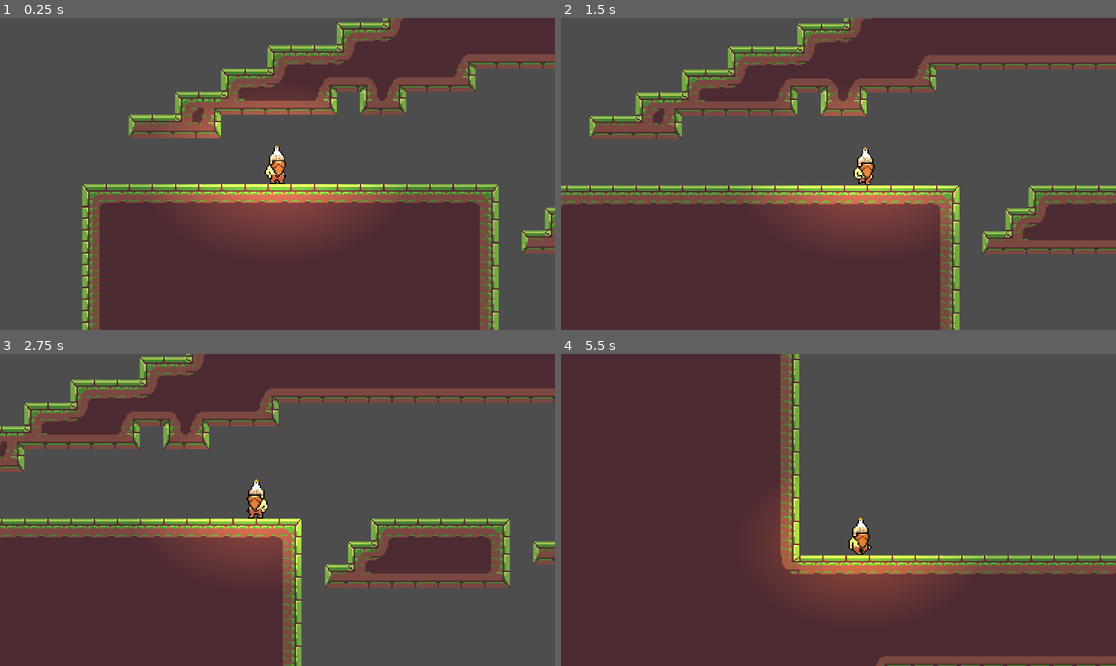
Above: before the commit, frames 1-4 (two rows, left to right).
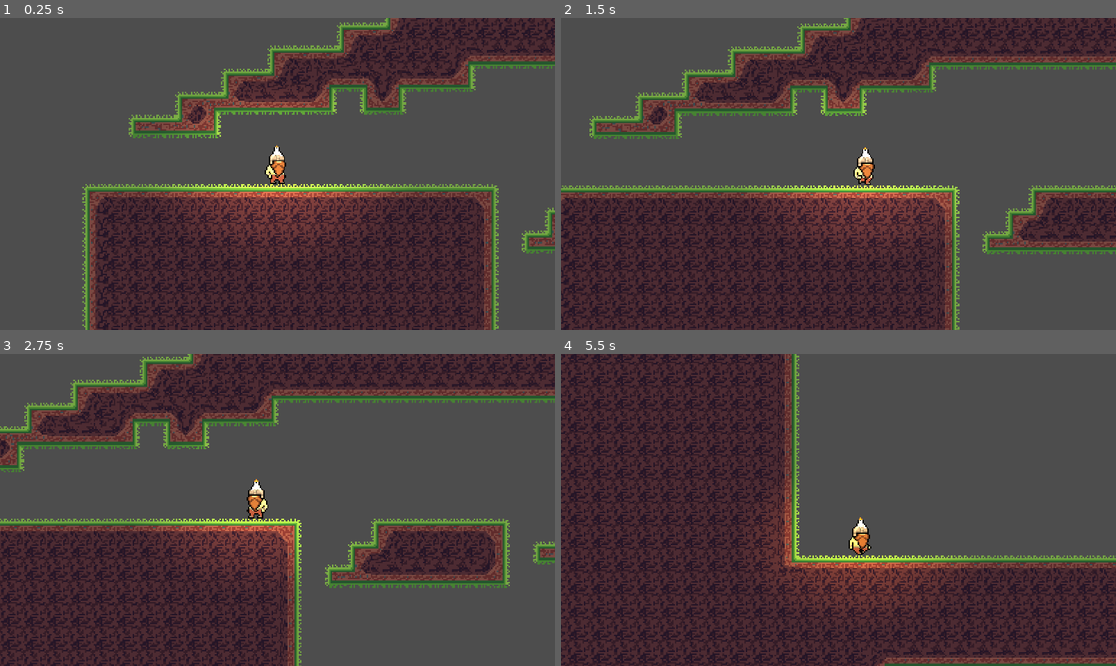
Above: after the commit, the same moments.

Repository: RonanKunkel/nmed_3310_final
Game: Godot game, scene res://LVL1.tscn
Same seed, same stepped clock (60 frames per second), same inputs: the game is played once before the commit and once after it. This scene is started directly instead of the project's main scene.
Inputs:
- Up to frame 1 (0.25 s): no input
- Up to frame 2 (1.5 s): hold Down (look_down) 0.53-1.28 s; hold Right (move_right) from 0.53 s (still down); tap Space (jump) at 0.77 s; tap Up (look_up) at 1.35 s
- Up to frame 3 (2.75 s): tap Space (jump) at 1.52 s; release Right (move_right) at 2.03 s; hold Left (move_left) from 2.03 s (still down); hold Down (look_down) from 2.03 s (still down)
- Up to frame 4 (5.5 s): release Left (move_left) at 2.78 s; release Down (look_down) at 2.78 s; hold Right (move_right) 2.78-4.28 s; tap Up (look_up) at 2.85, 4.35 s; tap Space (jump) at 3.02, 3.77, 4.52 s; hold Down (look_down) 3.53-4.28 s; hold Left (move_left) 4.28-5.03 s; hold Right (move_right) from 5.03 s (still down); hold Down (look_down) from 5.03 s (still down)

The runs differ from the first frame. In frame 1, 26% of the frame differs, in the area x 14-100%, y 0-100%; in frame 2, 28%; in frame 3, 27%; in frame 4, 28%, in the area x 0-100%, y 0-100%.

Commit message:
Texture bug

Diff:
--- a/key.gd
+++ b/key.gd
@@ -7,7 +7,6 @@
 
 func _on_body_entered(body: Node2D) -> void:
 	if body is CharacterBody2D:
-		body.has_key = true
 		$AnimationPlayer.play("collect")
 
 func _on_collect_done(anim_name):
--- a/scripts/player.gd
+++ b/scripts/player.gd
@@ -3,7 +3,7 @@
 @onready var anim = $AnimatedSprite2D
 @onready var camera = $Camera2D
 @onready var candle = $PointLight2D
-var has_key = false
+
 const SPEED = 105.0
 const JUMP_VELOCITY = -291.75
 const ACCELERATION = 450.0
Binary file changed: assets/tilesets/level_1_terrain.png
